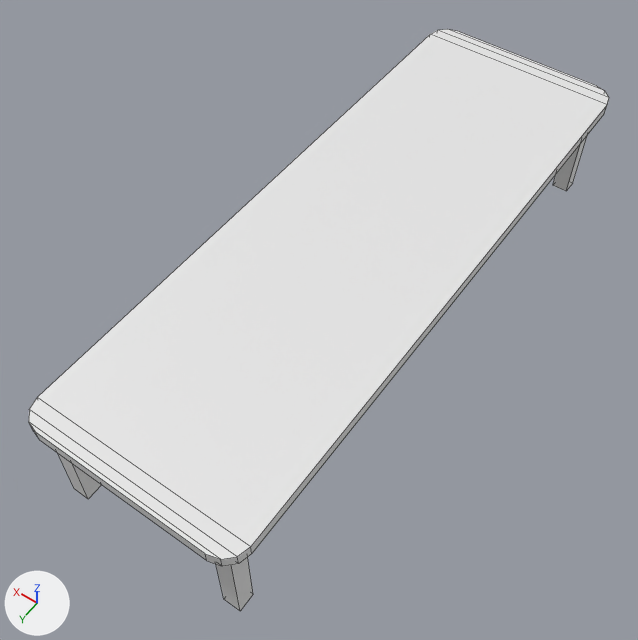
The FBX model Assets/Graphics/Models/Table_02.fbx as it was, and as the next commit left it.
Rendered twice from a 50 mm camera at (-1.38, 2.24, 3.3) aimed at (0.06, 0.23, 0.14). Lighting does not change. The marker at lower left points along +X, +Y and +Z. Mesh edges are drawn as thin lines. Where no turn or scale is listed for an object, it has been applied to the vertices.

In view in the first picture: 'Table_02'.
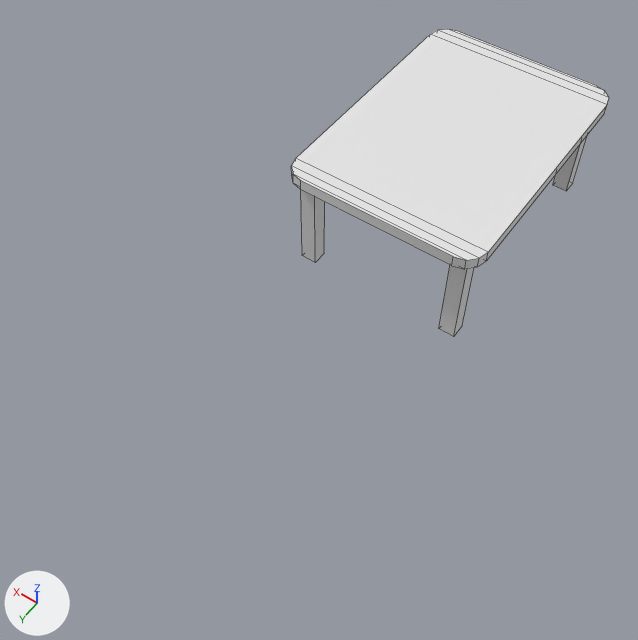
The newer file is also turned or shifted as a whole; pictures and numbers use the older file's frame.

The change, as a list of edits to the scene's bpy script:
```text
Change me_cube_004:
    where me_cube_004.from_pydata(...)  # 64 vertices, 50 faces; spans x -0.5..0.5, y -1.5..1.5, z -0.03..0.56
    used by ob_table_02; location = (0.0, 0.0, 0.0)
    before: 8 (-0.5, 1.39, 0.5) at pixel (251, 553), 9 (-0.39, 1.5, 0.5) at pixel (206, 560), 10 (-0.49, 1.45, 0.5) at pixel (238, 563), 11 (-0.45, 1.49, 0.5) at pixel (222, 566), 12 (-0.39, 1.5, 0.56) at pixel (205, 553)
    before: 13 (-0.5, 1.39, 0.56) at pixel (250, 546), 14 (-0.45, 1.49, 0.56) at pixel (220, 559), 15 (-0.49, 1.45, 0.56) at pixel (237, 556), 24 (0.39, 1.5, 0.5) at pixel (39, 440), 25 (0.5, 1.39, 0.5)
    before: 26 (0.45, 1.49, 0.5) at pixel (32, 430), 27 (0.49, 1.45, 0.5), 28 (0.5, 1.39, 0.56) at pixel (37, 397), 29 (0.39, 1.5, 0.56) at pixel (35, 432), 30 (0.49, 1.45, 0.56) at pixel (29, 409)
    before: 31 (0.45, 1.49, 0.56) at pixel (28, 421)
    me_cube_004 part 1: the loose piece of 8 vertices spanning x 0.36..0.44, y 1.36..1.44, z -0.03..0.52 is moved by (0.0, -1.6, 0.0)
    me_cube_004 part 2: the loose piece of 8 vertices spanning x -0.44..-0.36, y 1.36..1.44, z -0.03..0.52 is moved by (0.0, -1.6, 0.0)
    me_cube_004 part 3
    add for i in [*range(8, 16), *range(24, 32)]: me_cube_004.vertices[i].co += Vector((0.0, -1.6, 0.0))
```

Location of each change, [x1, y1, x2, y2] in pixels of the pictures (638 x 640 px; the box of a moved part takes in the faces that stretch with it):
'Table_02', reshaped (45% narrower, 47% shorter)
    before: [29, 29, 609, 611]
    after: [291, 29, 609, 337]
part 1 of me_cube_004, moved or reshaped
    before: [58, 454, 101, 499]
    after: [301, 190, 325, 262]
part 2 of me_cube_004, moved or reshaped
    before: [216, 557, 253, 611]
    after: [439, 265, 474, 337]
part 3 of me_cube_004, moved or reshaped
    before: [29, 94, 491, 566]
    after: [291, 94, 491, 269]
